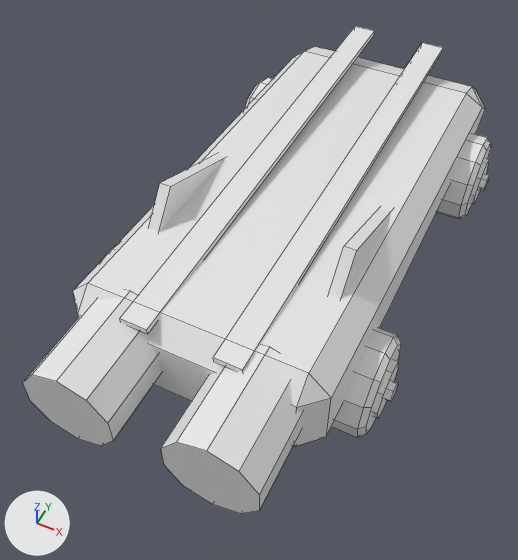
The FBX model assets/meshes/Car_Rocket__tex.fbx, before and after one commit.
Camera for both pictures: a 50 mm camera at (1.44, -3.56, 3.58) aimed at (-0.11, -0.45, -0.31). Arrows for +X, +Y and +Z are at lower left; the lights stay in place. The older version comes first. Mesh edges are drawn as thin lines. Where no turn or scale is listed for an object, it has been applied to the vertices.

The older version as bpy lines, for what is in view:
```python
me_car_rocket_tex = bpy.data.meshes.new('Car_Rocket_tex')
me_car_rocket_tex.from_pydata(...)  # 400 vertices, 299 faces; spans x -1.09..1.09, y -2.14..2.14, z -0.63..0.63
ob_bake = bpy.data.objects.new('_bake', me_car_rocket_tex)
ob_bake.location = (0.0, 0.0, 0.0)
```
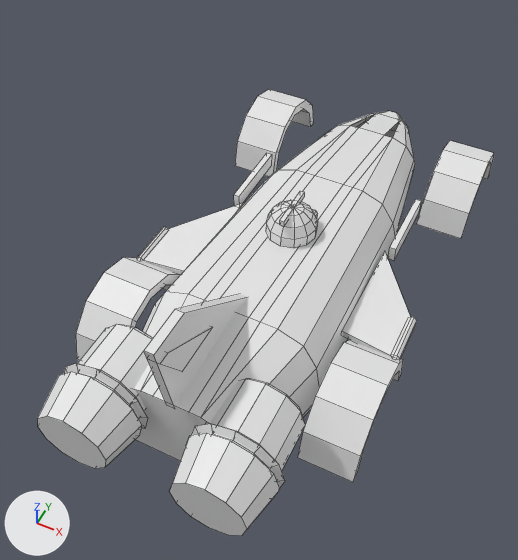
Location of each change, [x1, y1, x2, y2] in pixels of the pictures (518 x 560 px):
'_bake', reshaped (8% shorter): before [23, 26, 491, 514]; after [38, 89, 494, 536]
part 1 of me_car_rocket_tex, added: after [266, 200, 317, 248]
part 2 of me_car_rocket_tex, added: after [280, 191, 305, 226]
part 3 of me_car_rocket_tex, added: after [234, 153, 272, 206]
part 4 of me_car_rocket_tex, added: after [388, 199, 421, 260]
part 5 of me_car_rocket_tex, added: after [38, 372, 142, 468]
part 6 of me_car_rocket_tex, added: after [170, 433, 280, 536]
part 7 of me_car_rocket_tex, rebuilt: before [331, 328, 401, 438]; after [297, 340, 403, 482]
part 8 of me_car_rocket_tex, rebuilt (mostly hidden before): before [245, 77, 273, 108]; after [235, 89, 314, 177]
part 9 of me_car_rocket_tex, rebuilt: before [437, 133, 491, 219]; after [417, 141, 494, 239]
part 10 of me_car_rocket_tex, rebuilt (mostly hidden before): before [106, 246, 115, 255]; after [76, 257, 181, 360]
part 11 of me_car_rocket_tex, rebuilt (32% narrower, 12% shorter): before [73, 46, 485, 446]; after [134, 111, 415, 461]
part 12 of me_car_rocket_tex, deleted: before [120, 26, 490, 418]
part 13 of me_car_rocket_tex, cut back: before [23, 290, 303, 514]; after [64, 203, 417, 488]

The change, as a diff of the scene's bpy script:
```diff
--- a/assets/meshes/Car_Rocket__tex.fbx.py
+++ b/assets/meshes/Car_Rocket__tex.fbx.py
@@ me_car_rocket_tex @@
 # used by ob_bake; location = (0.0, 0.0, 0.0)
-me_car_rocket_tex.from_pydata(...)  # 400 vertices, 299 faces; spans x -1.09..1.09, y -2.14..2.14, z -0.63..0.63
+me_car_rocket_tex.from_pydata(...)  # 800 vertices, 709 faces; spans x -1.05..1.05, y -2.2..2.2, z -0.66..0.66
+# me_car_rocket_tex part 1: a new loose piece, a UV sphere (12 segments, 7 rings, poles along z) spanning x -0.18..0.18, y -0.34..0.03, z -0.15..0.22
+# me_car_rocket_tex part 2: a new loose piece, a box spanning x -0.017..0.017, y -0.325..0.015, z 0.181..0.223
+# me_car_rocket_tex part 3: a new loose piece, a box spanning x -0.685..-0.635, y 0.245..0.845, z -0.38..-0.26
+# me_car_rocket_tex part 4: a new loose piece, a box spanning x 0.635..0.685, y 0.245..0.845, z -0.38..-0.26
+# me_car_rocket_tex part 5: a new loose piece, a 12-sided cut cone along y (radius 0.24 at the low end, 0.3 at the high end) spanning x -0.75..-0.15, y -2.2..-1.91, z -0.44..0.16
+# me_car_rocket_tex part 6: a new loose piece, a 12-sided cut cone along y (radius 0.24 at the low end, 0.3 at the high end) spanning x 0.15..0.75, y -2.2..-1.91, z -0.44..0.16
+# me_car_rocket_tex part 7: the loose piece of 48 vertices spanning x 0.7..1.02, y -1.29..-0.59, z -0.62..0.08 is rebuilt with 28 vertices and now spans x 0.67..1.05, y -1.46..-0.54, z -0.6..-0.14
+# me_car_rocket_tex part 8: the loose piece of 48 vertices spanning x -1.02..-0.7, y 0.96..1.66, z -0.63..0.07 is rebuilt with 28 vertices and now spans x -1.05..-0.67, y 0.94..1.86, z -0.6..-0.14
+# me_car_rocket_tex part 9: the loose piece of 48 vertices spanning x 0.7..1.02, y 0.96..1.66, z -0.63..0.07 is rebuilt with 28 vertices and now spans x 0.67..1.05, y 0.94..1.86, z -0.6..-0.14
+# me_car_rocket_tex part 10: the loose piece of 48 vertices spanning x -1.02..-0.7, y -1.29..-0.59, z -0.62..0.08 is rebuilt with 28 vertices and now spans x -1.05..-0.67, y -1.46..-0.54, z -0.6..-0.14
+# me_car_rocket_tex part 11: the loose piece of 28 vertices spanning x -0.85..0.85, y -1.64..2.14, z -0.28..0.42 is rebuilt with 104 vertices and now spans x -0.65..0.65, y -1.8..2.2, z -0.66..0.06
+# me_car_rocket_tex part 12: 12 loose pieces with 140 vertices, spanning x -1.09..1.09, y -1.64..1.96, z -0.47..0.63, are deleted
+# me_car_rocket_tex part 13: 40 vertices removed from x -0.74..0.74, y -2.14..-1.44, z -0.17..0.43; 384 vertices added at x -1.03..1.03, y -1.95..0.4, z -0.56..0.66
+# other edits to the shape of me_car_rocket_tex do not show in these pictures
```
